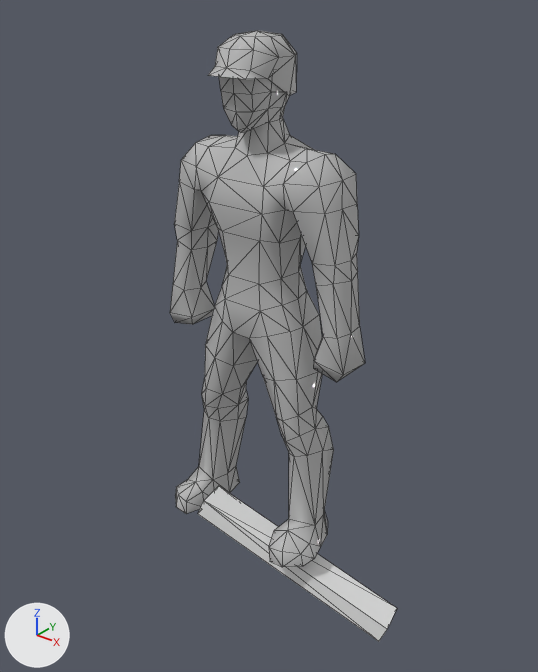
An edit to the FBX model Assets/Game/Model/Units/Infantryman/Infantryman-1-2.fbx, drawn before and after from the same camera.
Both versions are drawn from a 50 mm lens placed at (1.63, -1.98, 2.07), pointed at (0.14, -0.12, 0.91). Every picture has the same lights, and +X, +Y and +Z are marked at lower left. Mesh edges are drawn as thin lines. Where no turn or scale is listed for an object, it has been applied to the vertices.
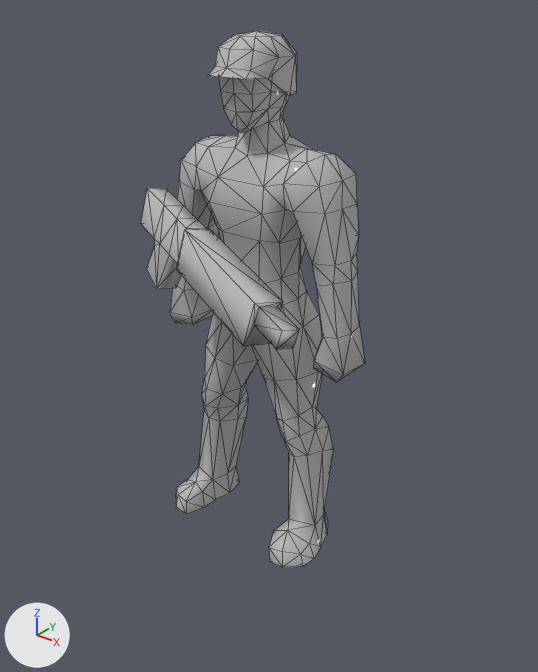
What changed in the scene script:
```text
Add mat_material__67:
    mat_material__67 = principled_material('Material #67')
    mat_material__67.base_color = (0.5, 0.5, 0.5)  # grey #bcbcbc
    mat_material__67.roughness = 0.0
Add me_mesh_001_1:
    me_mesh_001_1.from_pydata(...)  # 40 vertices, 76 faces; spans x -0.214..0.692, y -0.265..0.139, z -0.094..0.234
    me_mesh_001_1.materials.append(mat_material__67)  # its picture is missing
Remove ob_box063:
    ob_box063 = bpy.data.objects.new('Box063', me_mesh_001)
    ob_box063.location = (-0.001, -0.012, -0.003)
Add ob_box064:
    ob_box064 = bpy.data.objects.new('Box064', me_mesh_001_1)
    ob_box064.location = (-0.141, -0.294, 1.159)
```

What differs and where, as boxes (x1, y1, x2, y2) in the pictures (538 x 672 px):
'Box064', added: after (141, 188, 300, 349)
'Box063', deleted: before (198, 486, 397, 641)
